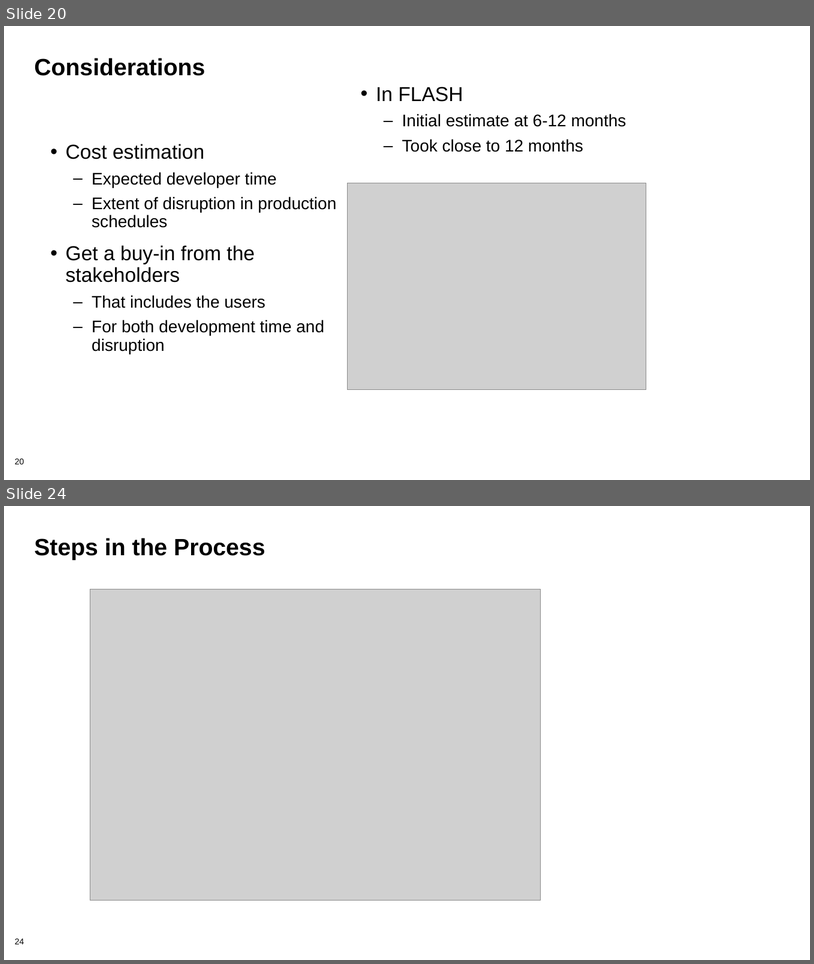
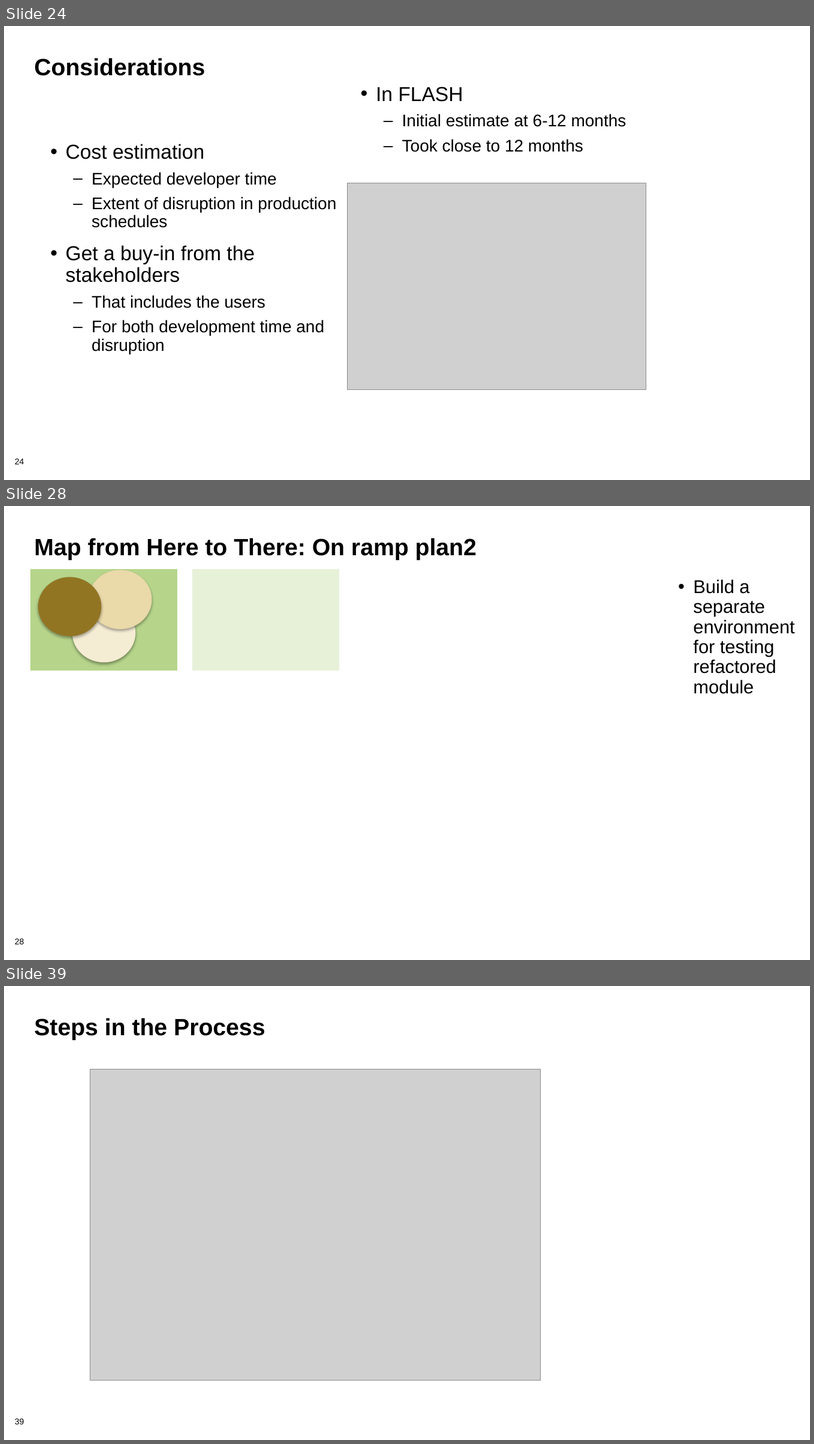
Before and after one commit to bssw-tutorial/presentations, a slide deck: refactoring.pptx. Shown one above the other, each under a label of ours: slides 20 and 24 before the commit, slides 24, 28 and 39 after it; the slides between them are not shown. The pictures are 814x964 and 814x1444 pixels, drawn with LibreOffice and Linux fonts; fonts in the diff are those of the drawing; grey boxes stand for pictures; background and template pictures are left out. Boxes give left, top, right and bottom in pixels: in the first picture for what was removed or moved away, otherwise in the second. Text is boxed around its words. In the diff, an @@ line names an element or a change of style, - is before the commit and + after.

```diff
--- a/refactoring.pptx
+++ b/refactoring.pptx
@@ slide 28 added at (4, 506, 810, 960), background #FFFFFF; not listed: 1 template element that a slide beside it also shows @@
@@ title added at (34, 538, 477, 560), 28 pt, text #000000, bold @@
+Map from Here to There: On ramp plan2
@@ group added at (30, 569, 177, 671): 3 ellipses, 1 rectangle @@
@@ rectangle added at (192, 568, 340, 670), fill #E7F1D8, outline #FFFFFF 0.75 pt @@
@@ text added at (693, 579, 795, 694), 22 pt, text #000000 @@
+• Build a separate environment for testing refactored module
@@ what was slide 20 is now slide 24 @@
@@ page number at (15, 458, 24, 464): text changed @@
-20
+24
@@ what was slide 24 is now slide 39 @@
@@ page number at (15, 1418, 24, 1424): text changed @@
-24
+39
```
Also in this commit, not shown: 8 slides changed, 14 other slides added.
